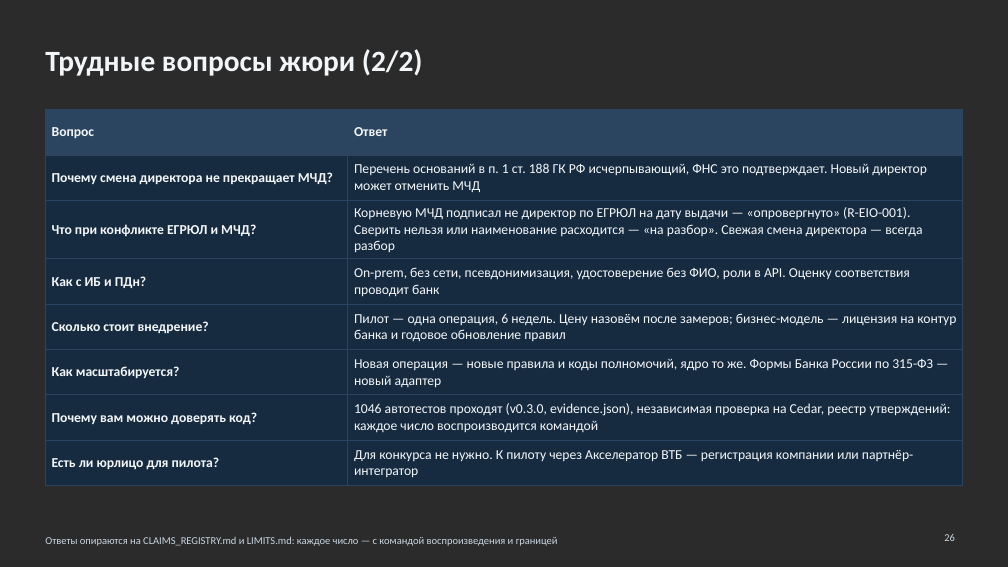
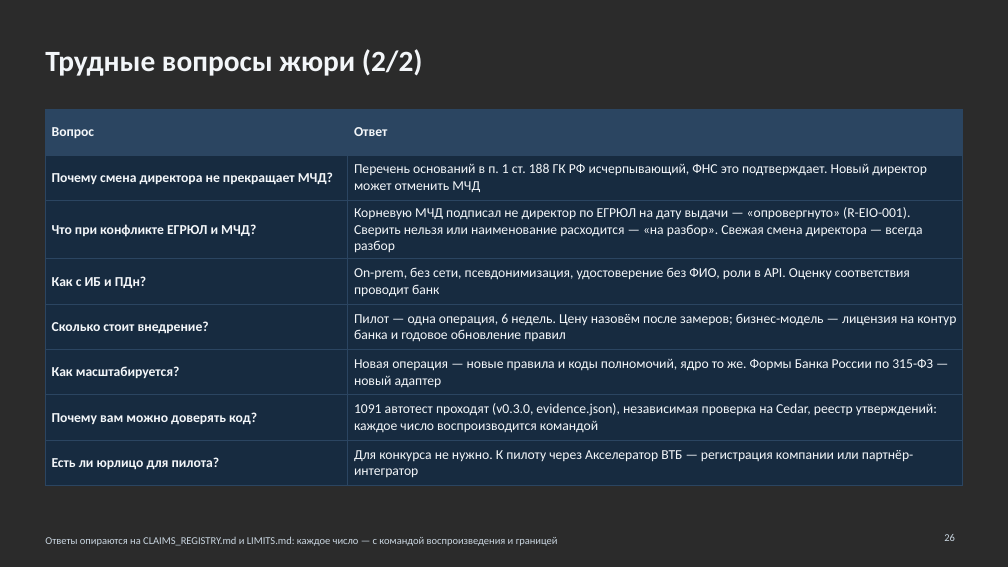
Before and after one commit to KonkovDV/Mandat, a slide deck: slide 26 of submission/slides/Mandat_VTB.pptx. Drawn at 1008x567 pixels with LibreOffice and Linux fonts; fonts in the diff are those of the drawing; background and template pictures are left out; a plain dark background stands for a picture behind light text. Boxes give left, top, right and bottom in pixels: in the first picture for what was removed or moved away, otherwise in the second. Text is boxed around its words. In the diff, an @@ line names an element or a change of style, - is before the commit and + after.

```diff
--- a/submission/slides/Mandat_VTB.pptx
+++ b/submission/slides/Mandat_VTB.pptx
@@ table at [45,110,963,482] @@
-row 7, column 2: 1046 автотестов проходят (v0.3.0, evidence.json), независимая проверка на Cedar, реестр утверждений: каждое число воспроизводится командой
+row 7, column 2: 1091 автотест проходят (v0.3.0, evidence.json), независимая проверка на Cedar, реестр утверждений: каждое число воспроизводится командой
```
Also in this commit, not shown: 2 other slides changed, 12 other files.
